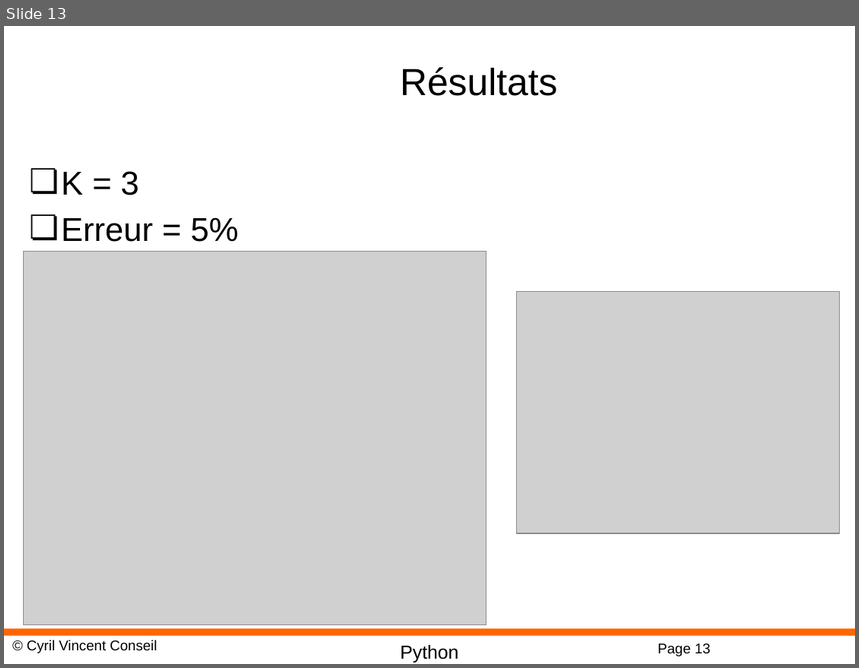
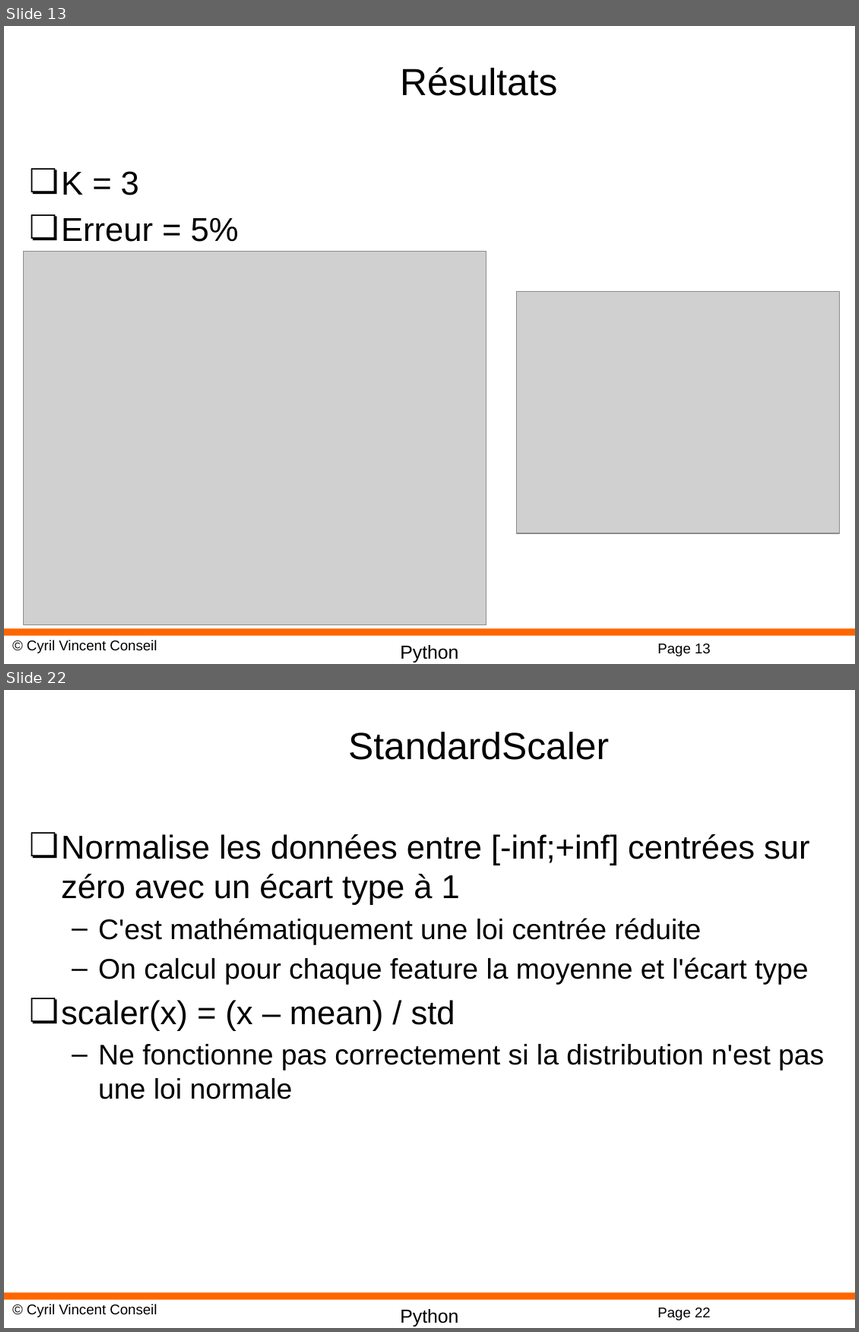
Before and after one commit to cyrilvincent/ML, a slide deck: PPT/MachineLearning14-KNN.pptx. Shown one above the other, each under a label of ours: slide 13 before the commit, slides 13 and 22 after it; the slides between them are not shown. The pictures are 859x668 and 859x1332 pixels, drawn with LibreOffice and Linux fonts; fonts in the diff are those of the drawing; grey boxes stand for pictures; background and template pictures are left out. Boxes give left, top, right and bottom in pixels: in the first picture for what was removed or moved away, otherwise in the second. Text is boxed around its words. In the diff, an @@ line names an element or a change of style, - is before the commit and + after.

```diff
--- a/PPT/MachineLearning14-KNN.pptx
+++ b/PPT/MachineLearning14-KNN.pptx
@@ slide 22 added at <box>4,690,855,1328</box>, background #FFFFFF; not listed: 4 template elements that a slide beside it also shows @@
@@ title added at <box>348,732,609,760</box>, 32 pt, text #000000 @@
+StandardScaler
@@ text added at <box>61,834,824,1100</box>, 24 pt, text #000000 @@
+❏ Normalise les données entre [-inf;+inf] centrées sur zéro avec un écart type à 1
+  – C'est mathématiquement une loi centrée réduite
+  – On calcul pour chaque feature la moyenne et l'écart type
+❏ scaler(x) = (x – mean) / std
+  – Ne fonctionne pas correctement si la distribution n'est pas une loi normale
```
Also in this commit, not shown: 12 other slides added, 2 other files.
